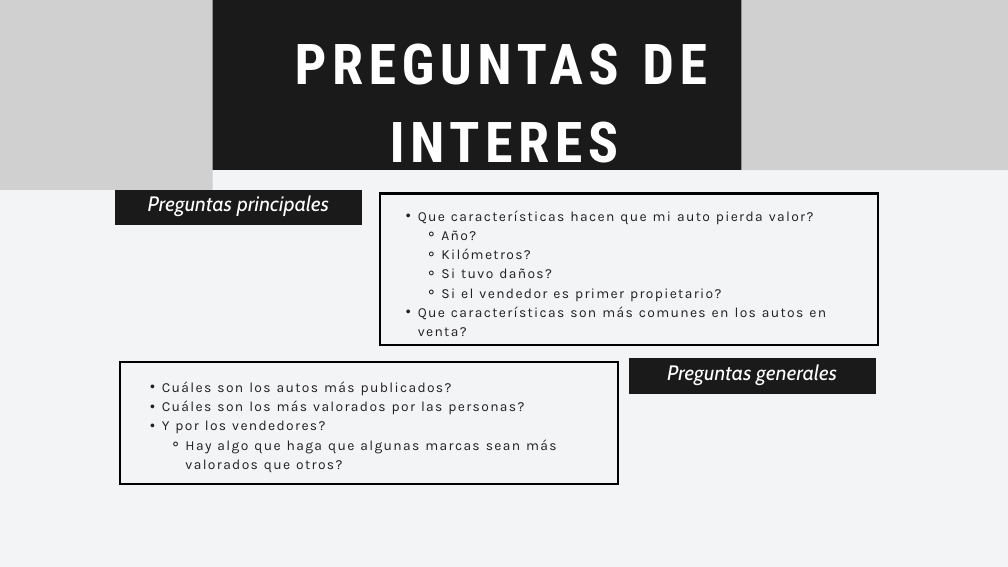
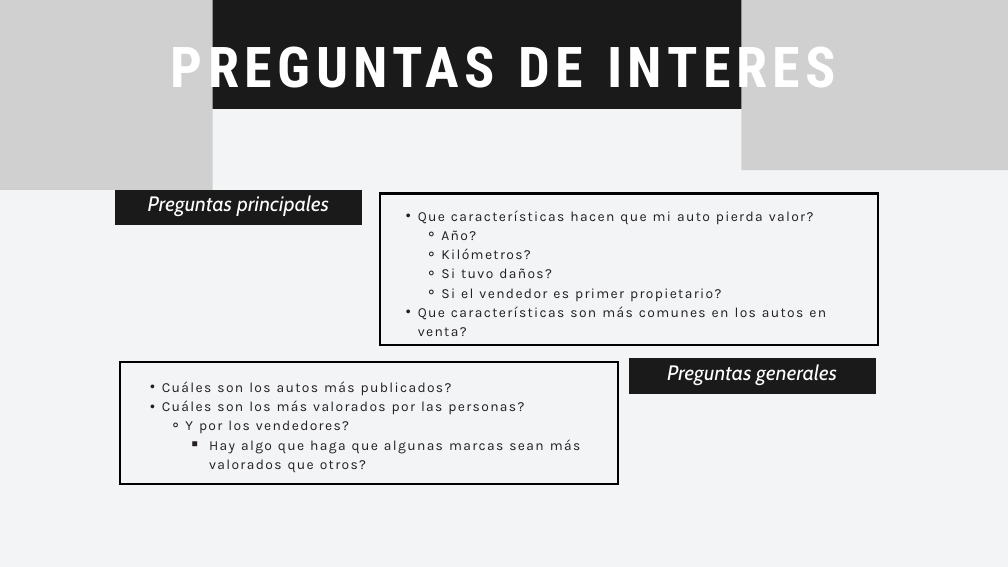
Before and after one commit to emalincic/Primer_Entrega_DS2, a slide deck: slide 5 of Storytelling_DS2.pptx (slide 4 before the commit). Drawn at 1008x567 pixels with LibreOffice and Linux fonts; fonts in the diff are those of the drawing; grey boxes stand for pictures. Boxes give left, top, right and bottom in pixels: in the first picture for what was removed or moved away, otherwise in the second. Text is boxed around its words. In the diff, an @@ line names an element or a change of style, - is before the commit and + after.

```diff
--- a/Storytelling_DS2.pptx
+++ b/Storytelling_DS2.pptx
@@ freeform shape resized from (x1=0, y1=0, x2=1008, y2=170) to (x1=0, y1=0, x2=1008, y2=109) @@
@@ text "PREGUNTAS DE INTERES" rewrapped from (x1=295, y1=43, x2=707, y2=176) to (x1=171, y1=35, x2=836, y2=100) @@
@@ text at (x1=185, y1=420, x2=581, y2=473): bullet • to ⚬; list level 2 to 3 in "Y por los vendedores?"; bullet ⚬ to ￭; list level 3 to 4 in "Hay algo que haga que ..." @@
```
Also in this commit, not shown: 1 other slide changed, 3 slides added, 1 other file.
